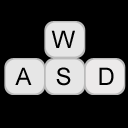
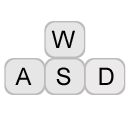
The second 128 × 128 image is a revision of the first. Changes to its layers:
removed layer "Background" over [0, 0, 128, 128]
